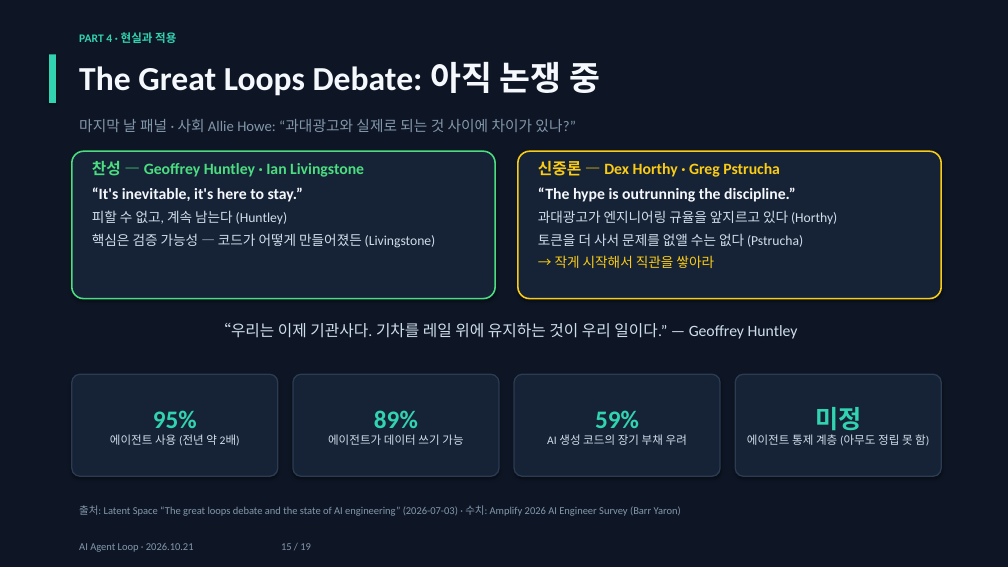
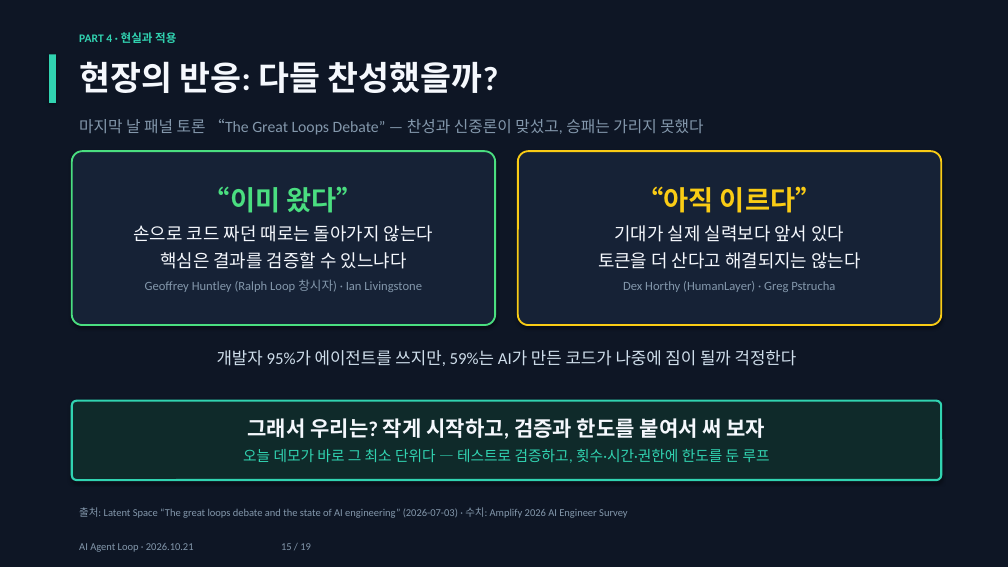
Before and after one commit to jaewon-i/kiro-agent-loop-demo, a slide deck: slide 15 of docs/AI_Agent_Loop.pptx. Drawn at 1008x567 pixels with LibreOffice and Linux fonts; fonts in the diff are those of the drawing. Boxes give left, top, right and bottom in pixels: in the first picture for what was removed or moved away, otherwise in the second. Text is boxed around its words. In the diff, an @@ line names an element or a change of style, - is before the commit and + after.

Commit message:
Slide 15: simplify debate slide into two views + takeaway, add script

```diff
--- a/docs/AI_Agent_Loop.pptx
+++ b/docs/AI_Agent_Loop.pptx
@@ text at (79, 61, 498, 93): text changed @@
-The Great Loops Debate: 아직 논쟁 중
+현장의 반응: 다들 찬성했을까?
@@ text at (79, 119, 703, 135): text changed; size 14 to 15 pt @@
-마지막 날 패널 · 사회 Allie Howe: “과대광고와 실제로 되는 것 사이에 차이가 있나?”
+마지막 날 패널 토론 “The Great Loops Debate” — 찬성과 신중론이 맞섰고, 승패는 가리지 못했다
@@ rounded rectangle removed at (72, 151, 495, 299) @@
-찬성 — Geoffrey Huntley · Ian Livingstone
-“It's inevitable, it's here to stay.”
-피할 수 없고, 계속 남는다 (Huntley)
-핵심은 검증 가능성 — 코드가 어떻게 만들어졌든 (Livingstone)
@@ rounded rectangle added at (72, 151, 495, 325), fill #162236, outline #4ADE80 1.75 pt, 12 pt, text #8397AB @@
+“이미 왔다”
+손으로 코드 짜던 때로는 돌아가지 않는다
+핵심은 결과를 검증할 수 있느냐다
+Geoffrey Huntley (Ralph Loop 창시자) · Ian Livingstone
@@ rounded rectangle "“아직 이르다”": place and size @@
-rounded rectangle "“아직 이르다”" at (518, 151, 941, 299)
+rounded rectangle "“아직 이르다”" at (518, 151, 941, 325)
@@ rounded rectangle "“아직 이르다”" at (518, 151, 941, 325): vertical alignment top to middle; outline #FACC15 1.5 pt to #FACC15 1.75 pt; proportions changed @@
@@ text in rounded rectangle at (598, 186, 860, 292): text changed; size 13 to 12 pt; text colour #CFDEEB to #8397AB @@
-신중론 — Dex Horthy · Greg Pstrucha
-“The hype is outrunning the discipline.”
-과대광고가 엔지니어링 규율을 앞지르고 있다 (Horthy)
-토큰을 더 사서 문제를 없앨 수는 없다 (Pstrucha)
-→ 작게 시작해서 직관을 쌓아라
+“아직 이르다”
+기대가 실제 실력보다 앞서 있다
+토큰을 더 산다고 해결되지는 않는다
+Dex Horthy (HumanLayer) · Greg Pstrucha
@@ text removed at (215, 323, 798, 339) @@
-“우리는 이제 기관사다. 기차를 레일 위에 유지하는 것이 우리 일이다.” — Geoffrey Huntley
@@ text added at (217, 350, 797, 366), 16 pt, text #CFDEEB @@
+개발자 95%가 에이전트를 쓰지만, 59%는 AI가 만든 코드가 나중에 짐이 될까 걱정한다
@@ rounded rectangle removed at (72, 374, 278, 476) @@
-95%
-에이전트 사용 (전년 약 2배)
@@ rounded rectangle removed at (293, 374, 500, 476) @@
-89%
-에이전트가 데이터 쓰기 가능
@@ rounded rectangle removed at (514, 374, 721, 476) @@
-59%
-AI 생성 코드의 장기 부채 우려
@@ rounded rectangle removed at (735, 374, 941, 476) @@
-미정
-에이전트 통제 계층 (아무도 정립 못 함)
@@ rounded rectangle added at (72, 401, 941, 480), fill #0F2A2A, outline #31D3B1 2 pt, 14 pt, text #31D3B1 @@
+그래서 우리는? 작게 시작하고, 검증과 한도를 붙여서 써 보자
+오늘 데모가 바로 그 최소 단위다 — 테스트로 검증하고, 횟수·시간·권한에 한도를 둔 루프
@@ text at (79, 507, 628, 518): text changed @@
-출처: Latent Space “The great loops debate and the state of AI engineering” (2026-07-03) · 수치: Amplify 2026 AI Engineer Survey (Barr Yaron)
+출처: Latent Space “The great loops debate and the state of AI engineering” (2026-07-03) · 수치: Amplify 2026 AI Engineer Survey
```
